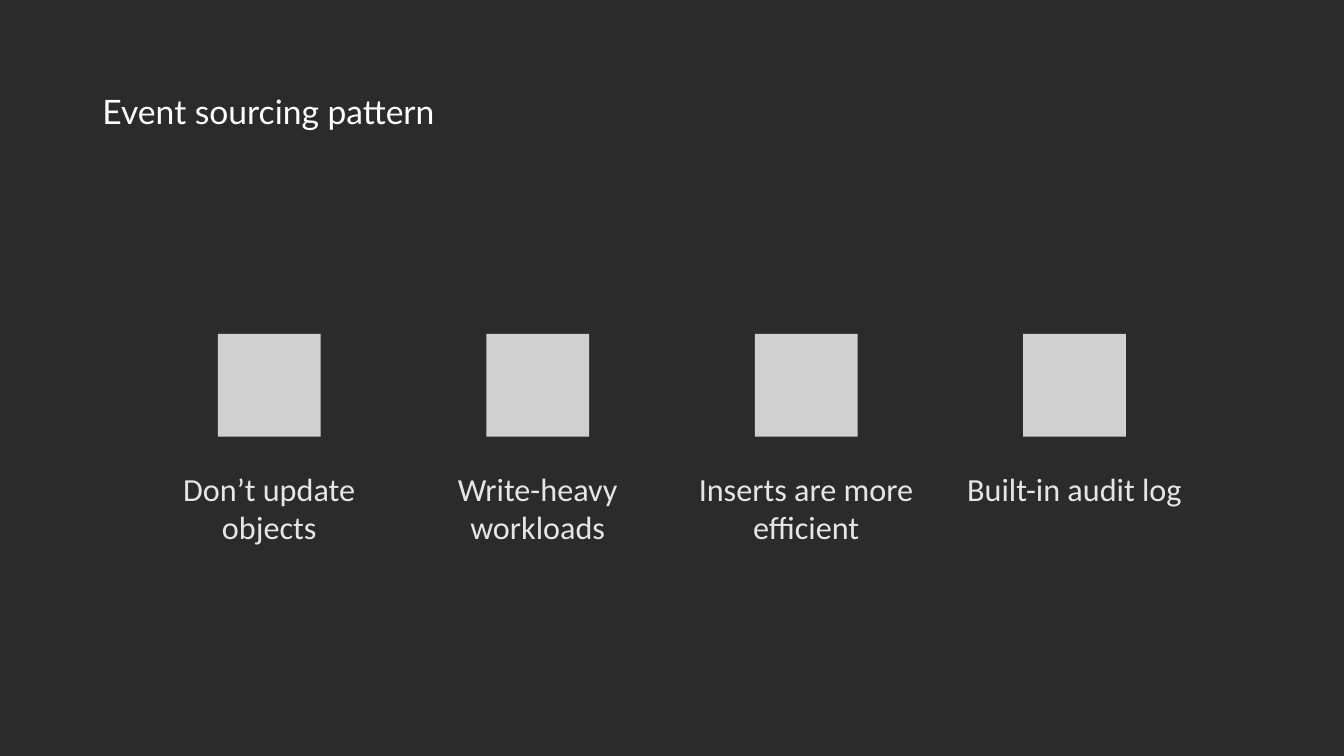
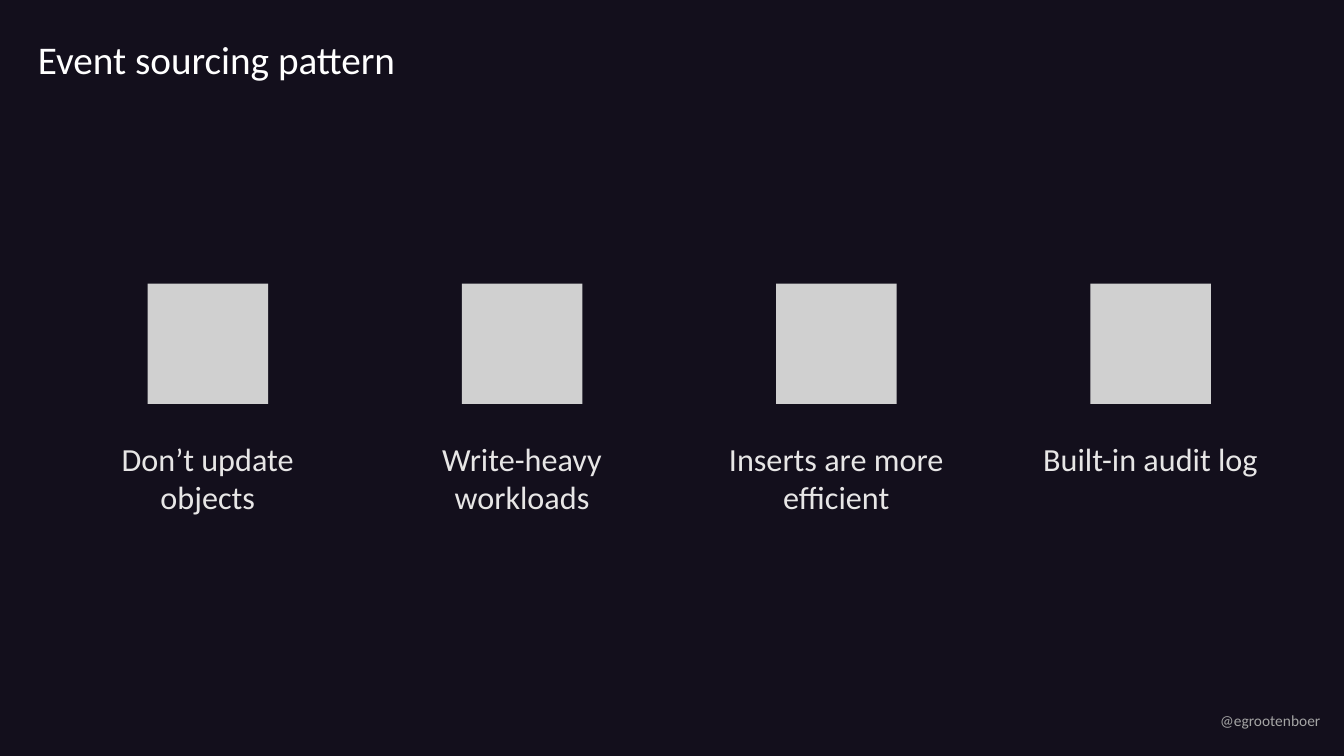
Before and after one commit to EldertGrootenboer/Implementing-an-Event-Sourcing-strategy-on-Azure, a slide deck: slide 7 of Implementing an Event Sourcing strategy on Azure.pptx (slide 6 before the commit). Drawn at 1344x756 pixels with LibreOffice and Linux fonts; fonts in the diff are those of the drawing; grey boxes stand for pictures; background and template pictures are left out; a plain dark background stands for a picture behind light text. Boxes give left, top, right and bottom in pixels: in the first picture for what was removed or moved away, otherwise in the second. Text is boxed around its words. In the diff, an @@ line names an element or a change of style, - is before the commit and + after.

```diff
--- a/Implementing an Event Sourcing strategy on Azure.pptx
+++ b/Implementing an Event Sourcing strategy on Azure.pptx
@@ background picture (left out) to #130F1C @@
@@ title "Event sourcing pattern": place and size @@
-title "Event sourcing pattern" at (102,99,435,130)
+title "Event sourcing pattern" at (38,47,395,81)
@@ title "Event sourcing pattern" at (38,47,395,81): size 24 to 28 pt, font Lato to Calibri @@
@@ picture added at (148,283,268,403) @@
@@ picture: place and size @@
-picture at (487,334,590,437)
+picture at (462,283,582,403)
@@ picture: place and size @@
-picture at (755,334,858,437)
+picture at (776,283,896,403)
@@ picture added at (1091,283,1211,403) @@
@@ picture removed at (218,334,321,437) @@
@@ picture removed at (1023,334,1126,437) @@
@@ text "Don’t update objects": place and size @@
-text "Don’t update objects" at (183,478,355,545)
+text "Don’t update objects" at (122,448,293,515)
@@ text "Write-heavy workloads": place and size @@
-text "Write-heavy workloads" at (458,478,618,539)
+text "Write-heavy workloads" at (442,448,602,510)
@@ text "Inserts are more efficient": place and size @@
-text "Inserts are more efficient" at (699,480,914,539)
+text "Inserts are more efficient" at (729,450,944,510)
@@ text "Built-in audit log": place and size @@
-text "Built-in audit log" at (967,478,1181,507)
+text "Built-in audit log" at (1043,448,1257,477)
@@ text added at (1220,715,1320,729), 11 pt, text #A5A5A5 @@
+@egrootenboer
```
Also in this commit, not shown: 31 other slides changed, 1 slide added.
